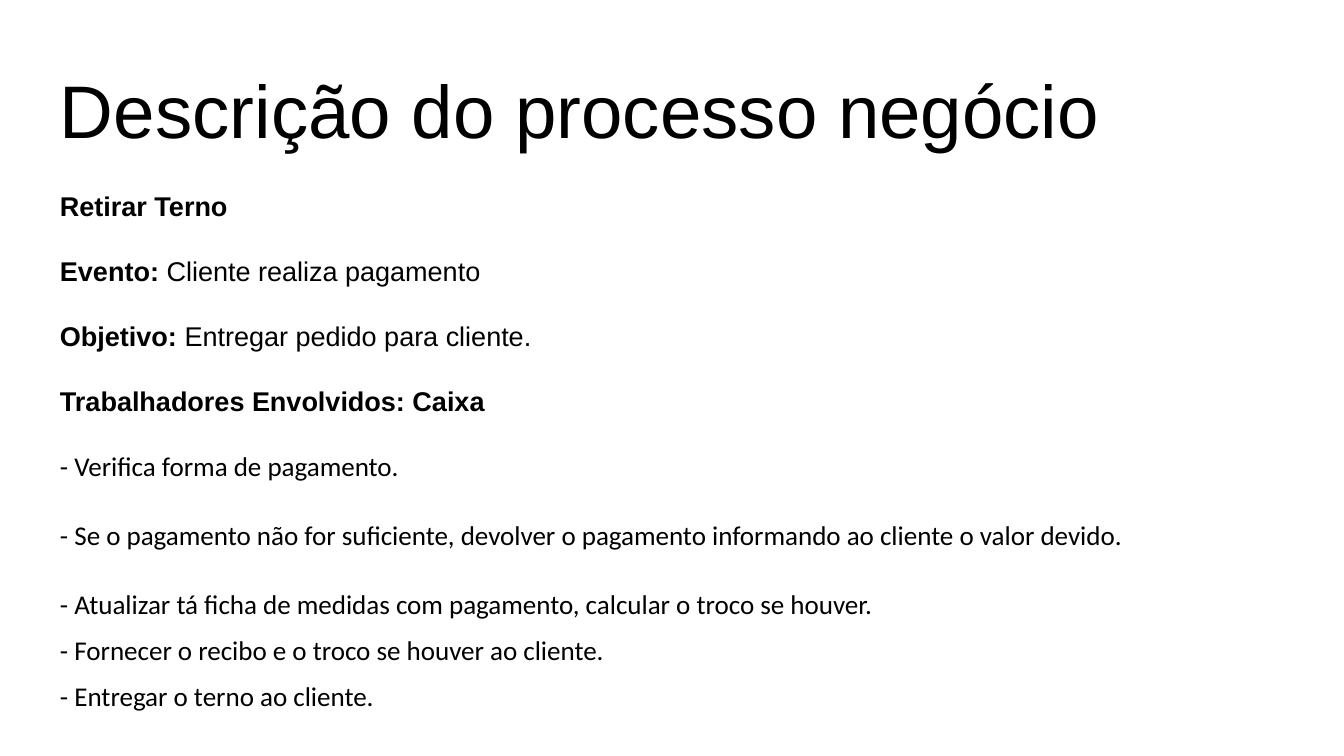
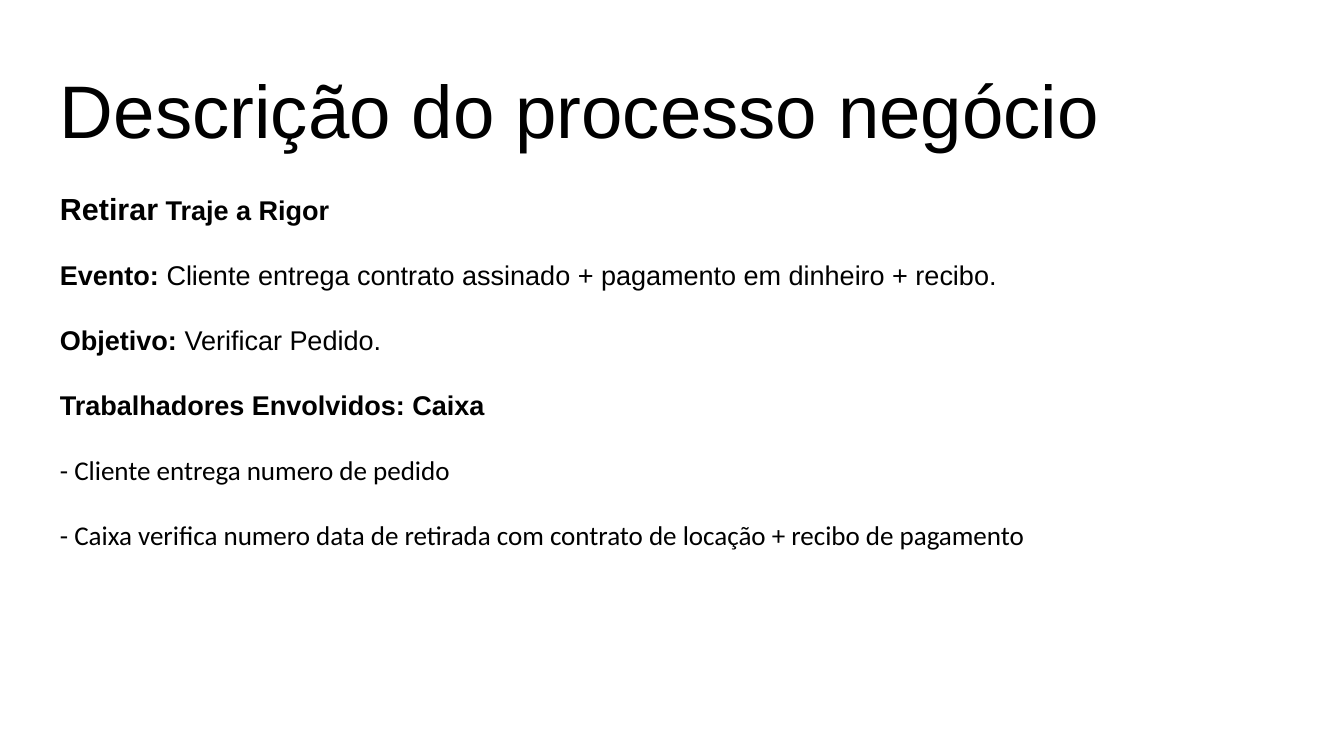
Before and after one commit to grupopenelopechavosa/OPE---Faculdade-Impacta, a slide deck: slide 4 of 18 - Descrição dos Processo de Negocio.pptx (slide 3 before the commit). Drawn at 1344x756 pixels with LibreOffice and Linux fonts; fonts in the diff are those of the drawing. Boxes give left, top, right and bottom in pixels: in the first picture for what was removed or moved away, otherwise in the second. Text is boxed around its words. In the diff, an @@ line names an element or a change of style, - is before the commit and + after.

```diff
--- a/18 - Descrição dos Processo de Negocio.pptx
+++ b/18 - Descrição dos Processo de Negocio.pptx
@@ text at (x1=60, y1=198, x2=996, y2=355): text changed @@
-Retirar Terno
-Evento: Cliente realiza pagamento
-Objetivo: Entregar pedido para cliente.
+Retirar Traje a Rigor
+Evento: Cliente entrega contrato assinado + pagamento em dinheiro + recibo.
+Objetivo: Verificar Pedido.
@@ text at (x1=74, y1=461, x2=1024, y2=550): text changed @@
-- Verifica forma de pagamento.
-- Se o pagamento não for suficiente, devolver o pagamento informando ao cliente o valor devido.
-- Atualizar tá ficha de medidas com pagamento, calcular o troco se houver.
-- Fornecer o recibo e o troco se houver ao cliente.
-- Entregar o terno ao cliente.
+- Cliente entrega numero de pedido
+- Caixa verifica numero data de retirada com contrato de locação + recibo de pagamento
```
Also in this commit, not shown: 2 other slides changed, 4 slides added, 7 other files.
